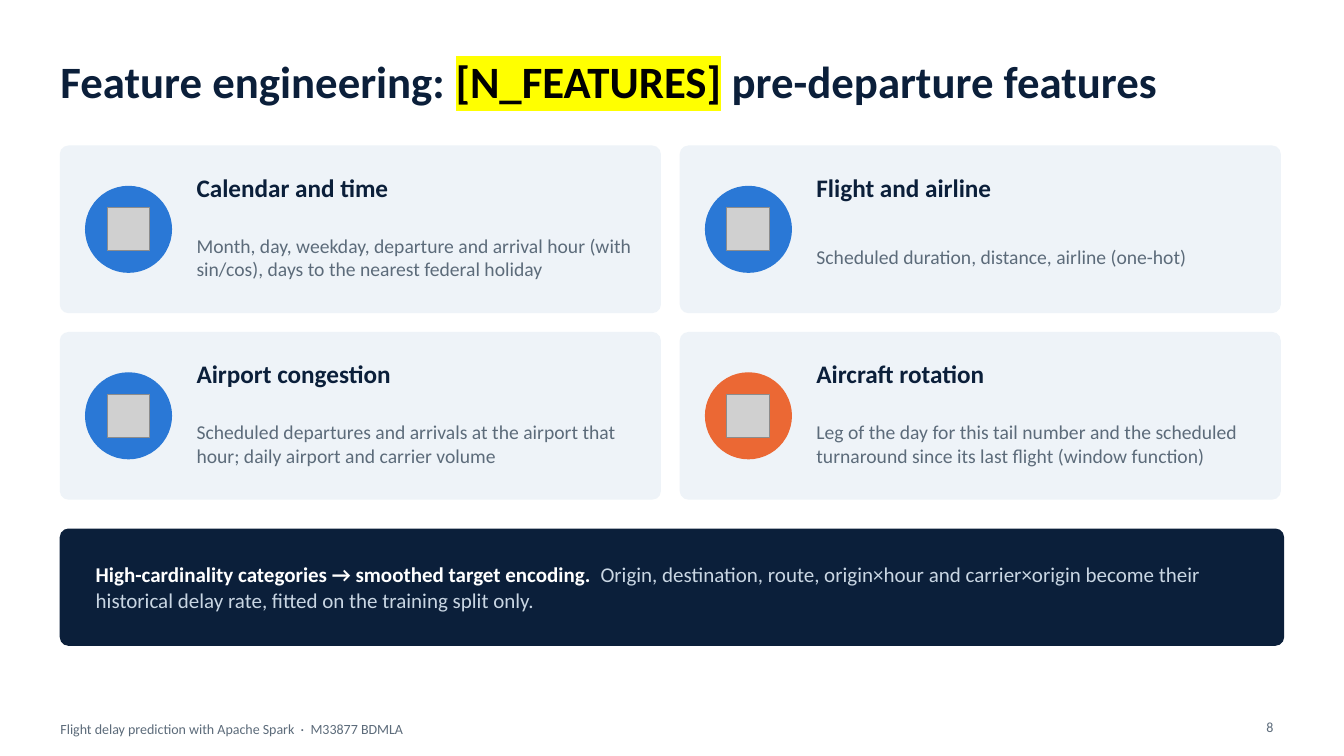
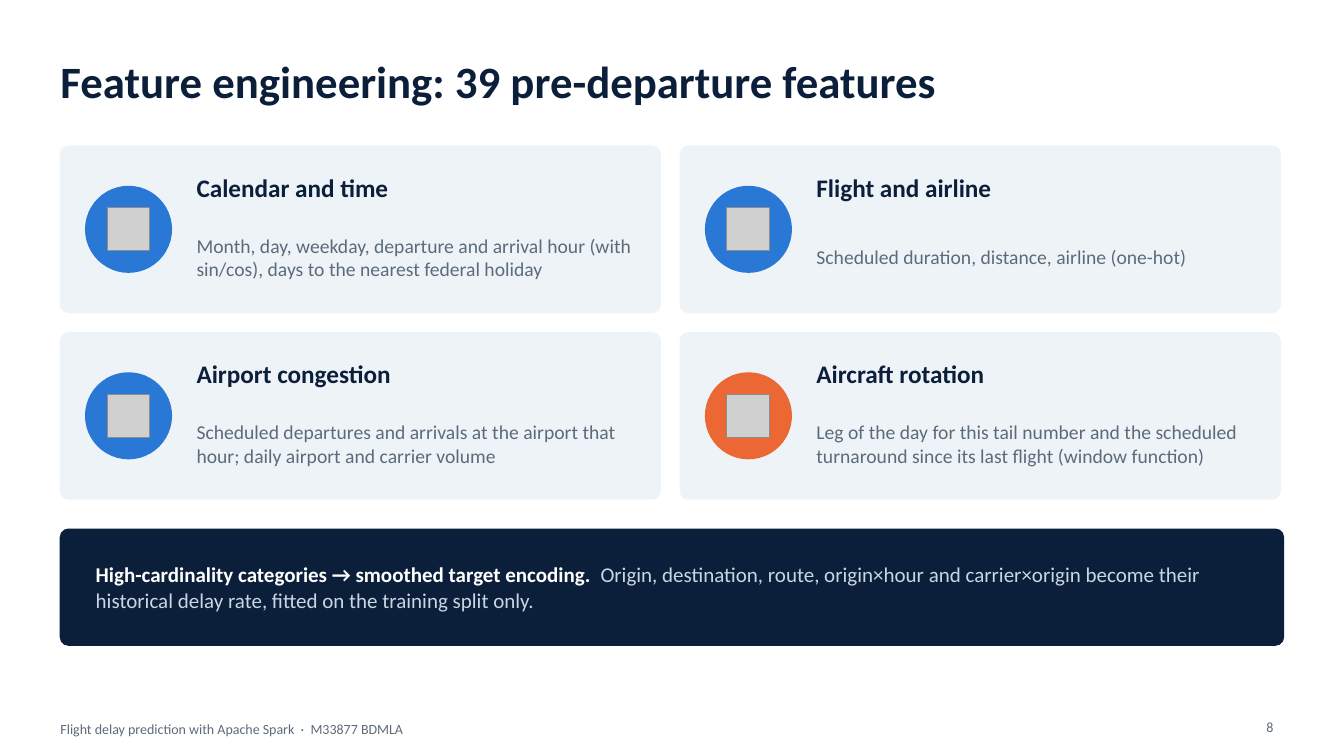
Before and after one commit to tiong0526/clone-21092024, a slide deck: slide 8 of bdmla-flight-delay/presentation/BDMLA_CW1_Flight_Delay_Presentation.pptx. Drawn at 1344x756 pixels with LibreOffice and Linux fonts; fonts in the diff are those of the drawing; grey boxes stand for pictures. Boxes give left, top, right and bottom in pixels: in the first picture for what was removed or moved away, otherwise in the second. Text is boxed around its words. In the diff, an @@ line names an element or a change of style, - is before the commit and + after.

```diff
--- a/bdmla-flight-delay/presentation/BDMLA_CW1_Flight_Delay_Presentation.pptx
+++ b/bdmla-flight-delay/presentation/BDMLA_CW1_Flight_Delay_Presentation.pptx
@@ title at <box>60,66,935,106</box>: text changed @@
-Feature engineering: [N_FEATURES] pre-departure features
+Feature engineering: 39 pre-departure features
```
Also in this commit, not shown: 10 other slides changed, 21 other files.
